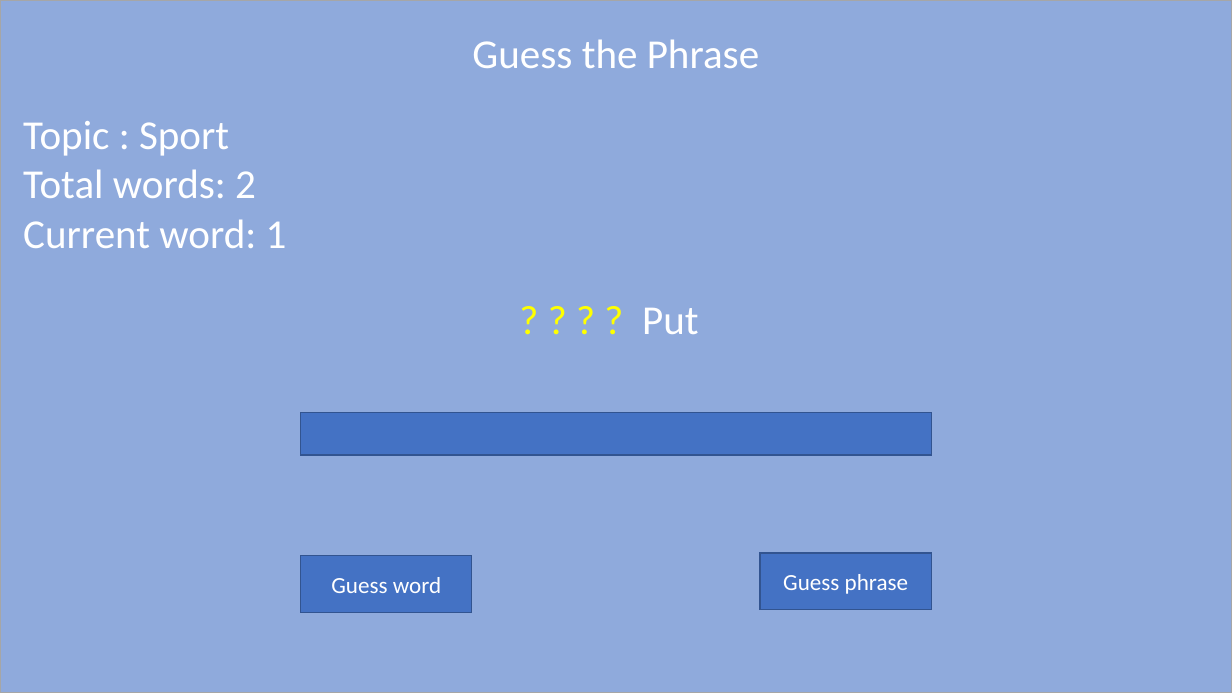
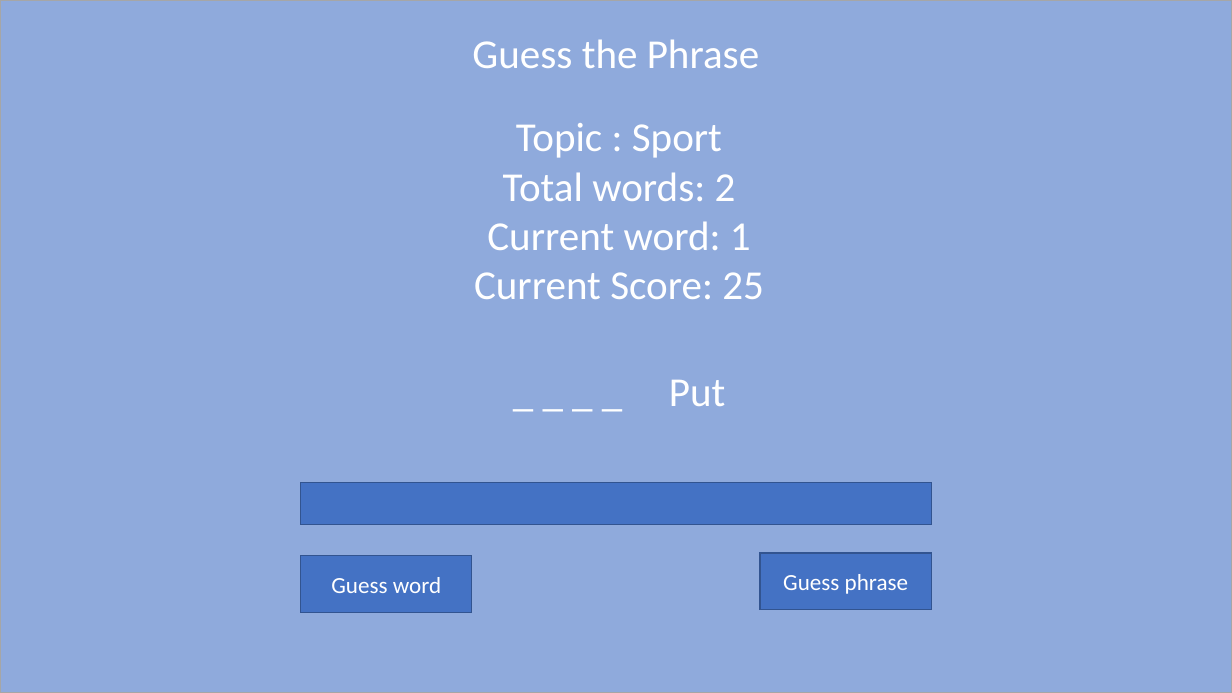
Before and after one commit to ElliotAOram/GhostPyramid, a slide deck: slide 1 of Design/UIDesign/guess.pptx. Drawn at 1232x693 pixels with LibreOffice and Linux fonts; fonts in the diff are those of the drawing. Boxes give left, top, right and bottom in pixels: in the first picture for what was removed or moved away, otherwise in the second. Text is boxed around its words. In the diff, an @@ line names an element or a change of style, - is before the commit and + after.

```diff
--- a/Design/UIDesign/guess.pptx
+++ b/Design/UIDesign/guess.pptx
@@ text "Topic : Sport" moved from (x1=23, y1=121, x2=287, y2=248) to (x1=474, y1=123, x2=764, y2=299) @@
@@ text at (x1=487, y1=123, x2=751, y2=250): alignment left to centre @@
@@ text at (x1=474, y1=272, x2=764, y2=299): paragraph added @@
+Current Score: 25
@@ text at (x1=669, y1=380, x2=725, y2=406): text changed; text colour #FFFF00 to #FFFFFF @@
-? ? ? ? Put
+_ _ _ _ Put
@@ rectangle moved from (x1=300, y1=413, x2=932, y2=456) to (x1=300, y1=482, x2=932, y2=525) @@
```
Also in this commit, not shown: 8 other files.
